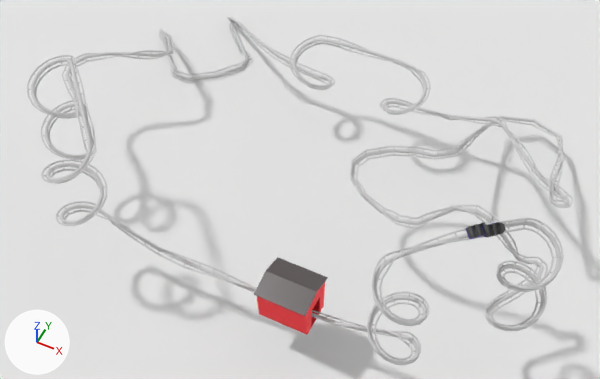
What one commit did to the Blender file project/presentation/renders/wagons.blend.
Before and after are seen from a 50 mm lens placed at (8.2, -20.2, 33.9), pointed at (-5.4, 7.0, 0.0). Arrows for +X, +Y and +Z are at lower left; the lights stay in place.

Objects in the first picture: 'House', 'Plane', 'tracks'.
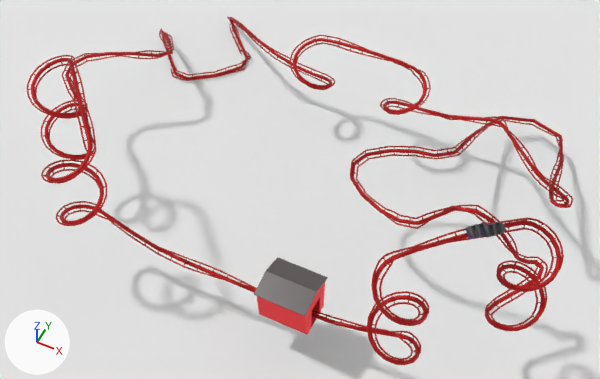
Where the change shows, as pixel boxes [x1, y1, x2, y2] in the pictures (600 x 379 px):
'tracks', recoloured (grey to red)
    both: [27, 17, 573, 365]

The change in detail:
Material 'Tracks' (mat_tracks) is new.
Its base color is (0.509, 0.0244, 0.0244) (red #bd2b2b).
Its metallic is 1.0.
Its roughness is 0.6.
Its specular ior level is 0.85.
me_cylinder_033 has 2966 vertices, 2776 faces and spans x -0.39..0.39, y -0.097..0.15, z -0.269..0.269.
me_cylinder_033 no longer uses material mat_material_034 (light grey #d1d1d1).
me_cylinder_033 now uses material mat_tracks (red #bd2b2b).
